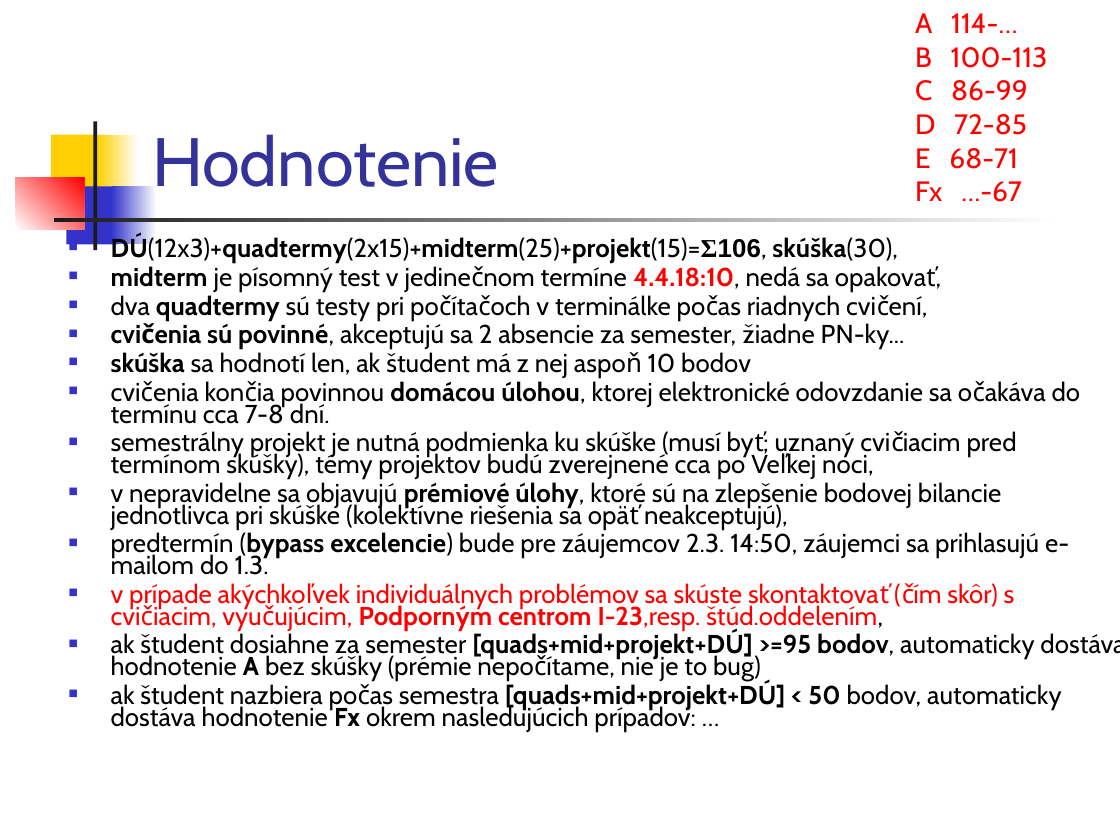
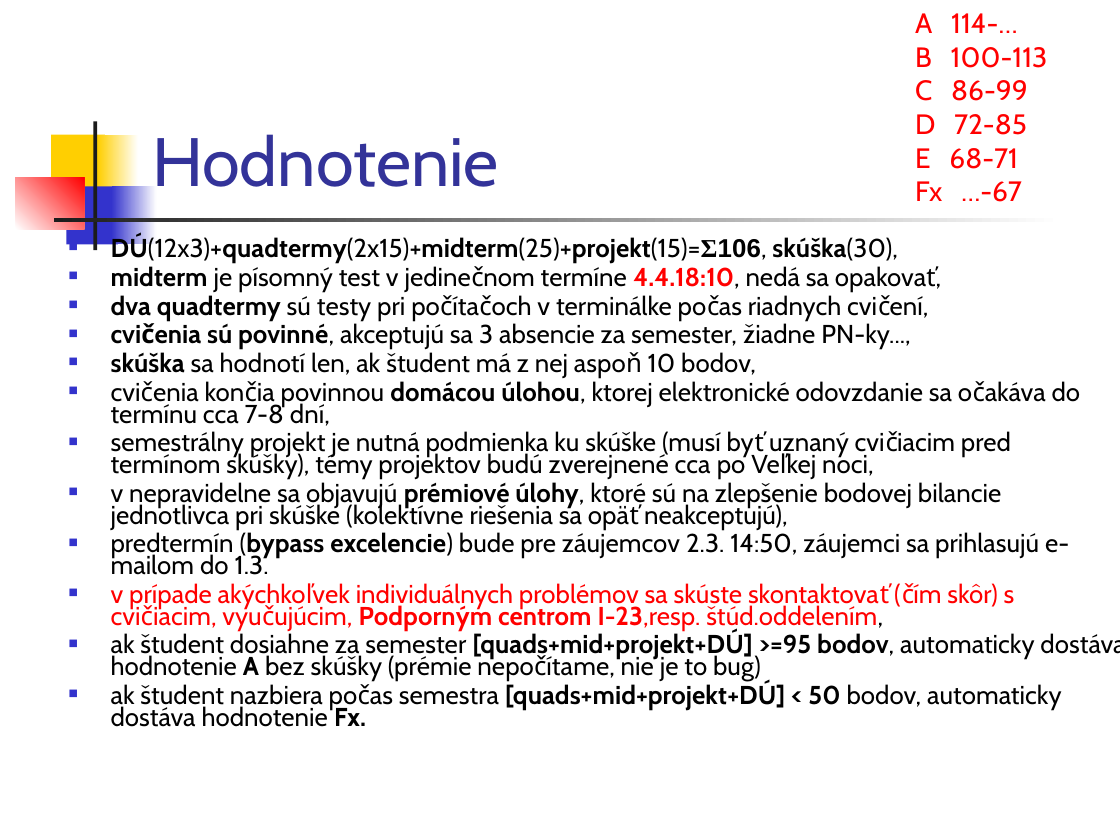
Before and after one commit to Programovanie4/Prednasky, a slide deck: slide 3 of 01/01_java.ppt. Drawn at 1120x840 pixels with LibreOffice and Linux fonts; fonts in the diff are those of the drawing. Boxes give left, top, right and bottom in pixels: in the first picture for what was removed or moved away, otherwise in the second. Text is boxed around its words. In the diff, an @@ line names an element or a change of style, - is before the commit and + after.

```diff
--- a/01/01_java.ppt
+++ b/01/01_java.ppt
@@ text at (111, 295, 841, 320): bold on in "dva" @@
@@ text at (111, 323, 1081, 479): text changed @@
-■ cvičenia sú povinné, akceptujú sa 2 absencie za semester, žiadne PN-ky...
-■ skúška sa hodnotí len, ak študent má z nej aspoň 10 bodov
-■ cvičenia končia povinnou domácou úlohou, ktorej elektronické odovzdanie sa očakáva do termínu cca 7-8 dní.
-■ semestrálny projekt je nutná podmienka ku skúške (musí byť; uznaný cvičiacim pred termínom skúšky), témy projektov budú zverejnené cca po Veľkej noci,
+■ cvičenia sú povinné, akceptujú sa 3 absencie za semester, žiadne PN-ky...,
+■ skúška sa hodnotí len, ak študent má z nej aspoň 10 bodov,
+■ cvičenia končia povinnou domácou úlohou, ktorej elektronické odovzdanie sa očakáva do termínu cca 7-8 dní,
+■ semestrálny projekt je nutná podmienka ku skúške (musí byť uznaný cvičiacim pred termínom skúšky), témy projektov budú zverejnené cca po Veľkej noci,
@@ text at (111, 682, 1062, 727): text changed @@
-■ ak študent nazbiera počas semestra [quads+mid+projekt+DÚ] < 50 bodov, automaticky dostáva hodnotenie Fx okrem nasledujúcich prípadov: …
+■ ak študent nazbiera počas semestra [quads+mid+projekt+DÚ] < 50 bodov, automaticky dostáva hodnotenie Fx.
```
Also in this commit, not shown: 12 other slides changed, 1 other file.
